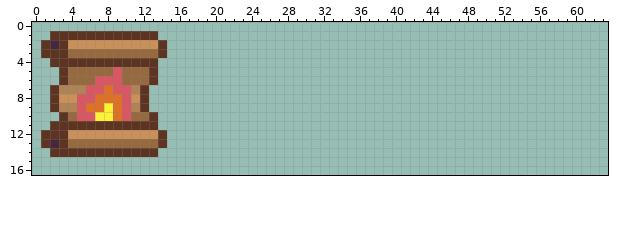
Edited in one commit: pixel-art sprite (src/main/resources/sprites/items/scrolls.png). The picture above was drawn from the file before the commit.
The file is 64x64 pixels. Shown: x 0..63, y 0..16.
After the commit:
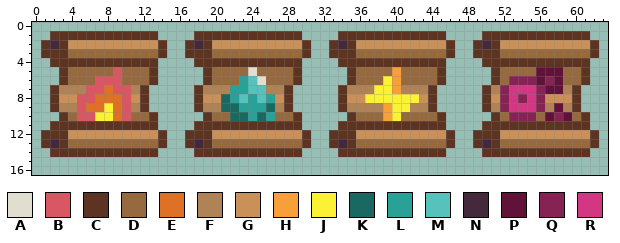
Palette (. is transparent): A #e1ddcf  B #d95763  C #5c3421  D #966a3e  E #df7126  F #b08356  G #c99159  H #f79f38  J #fbf236  K #1b6761  L #2aa198  M #56c2bb  N #45283c  P #601238  Q #872354  R #d33682
Changes in this commit:
There is now colour A in row 5 at x 24; in row 6 at x 25.
There is now colour C in row 1 at x 18 to 29, 34 to 45 and 50 to 61; in row 2 at x 17, 19, 30, 33, 35, 46, 49, 51 and 62; in row 3 at x 17 to 19, 30, 33 to 35, 46, 49 to 51 and 62; in row 4 at x 18 to 29, 34 to 45 and 50 to 61; in rows 5 to 6 at x 19, 29, 35, 45, 51 and 61; in rows 7 to 9 at x 18, 28, 34, 44, 50 and 60.
There is now colour C in row 10 at x 19, 29, 35, 45, 51 and 61; in row 11 at x 18 to 29, 34 to 45 and 50 to 61; in row 12 at x 17 to 19, 30, 33 to 35, 46, 49 to 51 and 62; in row 13 at x 17, 19, 30, 33, 35, 46, 49, 51 and 62; in row 14 at x 18 to 29, 34 to 45 and 50 to 61.
There is now colour D in row 3 at x 20 to 29, 36 to 45 and 52 to 61; in row 5 at x 20 to 23, 25 to 28, 36 to 39, 41 to 44, 52 to 55 and 59 to 60; in row 6 at x 20 to 22, 26 to 28, 36 to 38, 41 to 44, 52 and 59 to 60; in row 10 at x 20 to 21, 27 to 28, 36 to 38, 41 to 44, 52, 56 and 60; in row 13 at x 20 to 29, 36 to 45 and 52 to 61.
There is now colour F in row 7 at x 19 to 21, 26 to 27, 35 to 37, 41 to 43, 51 and 59; in row 9 at x 19 to 20, 27, 35 to 38, 42 to 43, 51, 57 and 59.
There is now colour G in row 2 at x 20 to 29, 36 to 45 and 52 to 61; in row 8 at x 19 to 20, 27, 35 to 36, 43, 51 and 57 to 59; in row 12 at x 20 to 29, 36 to 45 and 52 to 61.
There is now colour H in rows 5 to 7 at x 40; in rows 9 to 10 at x 39.
There is now colour J in row 6 at x 39; in row 7 at x 38 to 39; in row 8 at x 37 to 42; in row 9 at x 40 to 41; in row 10 at x 40.
There is now colour K in row 8 at x 21; in row 9 at x 21 to 22 and 26; in row 10 at x 22 to 23 and 25.
There is now colour L in row 6 at x 23; in row 7 at x 22 to 23; in row 8 at x 22, 24 and 26; in row 9 at x 23 to 25; in row 10 at x 24 and 26.
There is now colour M in row 6 at x 24; in row 7 at x 24 to 25; in row 8 at x 23 and 25.
There is now colour N in row 2 at x 18, 34 and 50; in row 13 at x 18, 34 and 50.
There is now colour P in row 5 at x 56 to 58; in row 6 at x 56 and 58; in row 7 at x 57 to 58; in row 9 at x 58; in row 10 at x 57 and 59.
There is now colour Q in row 6 at x 53 to 55 and 57; in row 7 at x 52 and 56; in row 8 at x 52, 54 and 56; in row 9 at x 52 and 56; in row 10 at x 53 to 55 and 58.
There is now colour R in row 7 at x 53 to 55; in row 8 at x 53 and 55; in row 9 at x 53 to 55.
Boxes around the changes in both pictures, in picture pixels (x1, y1, x2, y2):
added: (185, 31, 599, 157)
